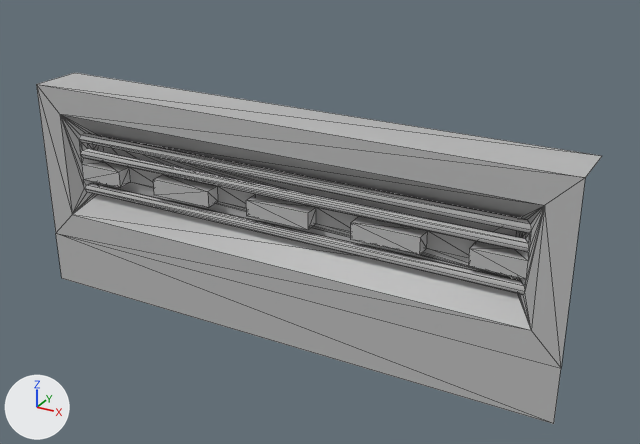
Renders of the FBX model Assets/Models/wall01.fbx from each side of a commit.
Camera for both pictures: a camera (50 mm lens) standing at (7.25, 10.03, 8.23) and looking at (0.58, 22.15, 2.17). Arrows for +X, +Y and +Z are at lower left; the lights stay in place. Mesh edges are drawn as thin lines. Where no turn or scale is listed for an object, it has been applied to the vertices.

Script lines for the objects in view, before the commit:
```python
me_mesh = bpy.data.meshes.new('Mesh')
me_mesh.from_pydata(...)  # 104 vertices, 210 faces; spans x -5.0..5.0, y 0.0..1.0, z 0.0..4.0
me_mesh.materials.append(mat_material__2)  # grey #bcbcbc
# before: 2 (-5.0, 0.0, 4.0) at pixel (36, 84), 3 (5.0, 0.0, 4.0) at pixel (585, 177), 102 (-5.0, 1.0, 4.0) at pixel (74, 72), 103 (5.0, 1.0, 4.0) at pixel (602, 155)
ob_wall01 = bpy.data.objects.new('wall01', me_mesh)
ob_wall01.location = (0.0, 21.5, 0.0)
```
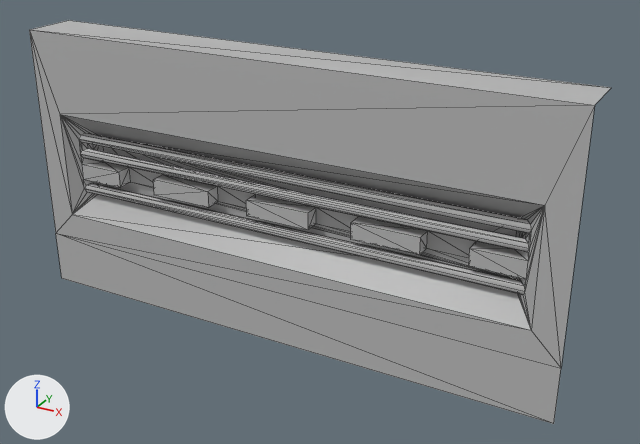
The change in detail:
me_mesh has 104 vertices, 210 faces and spans x -5.0..5.0, y 0.0..1.0, z 0.0..4.0.
me_mesh is used by ob_wall01; location (0.0, 21.5, 0.0).
Part 1, on me_mesh:
Vertices 2, 3, 102, 103 of me_mesh move by (0.0, 0.0, 1.0).

Pixel boxes [x1, y1, x2, y2] of what changed, in the pictures (640 x 444 px; the box of a moved part takes in the faces that stretch with it):
'wall01', reshaped (15% taller)
    before: [36, 73, 602, 424]
    after: [29, 20, 611, 424]
part 1 of me_mesh, moved or reshaped
    before: [36, 73, 602, 365]
    after: [29, 20, 611, 365]
